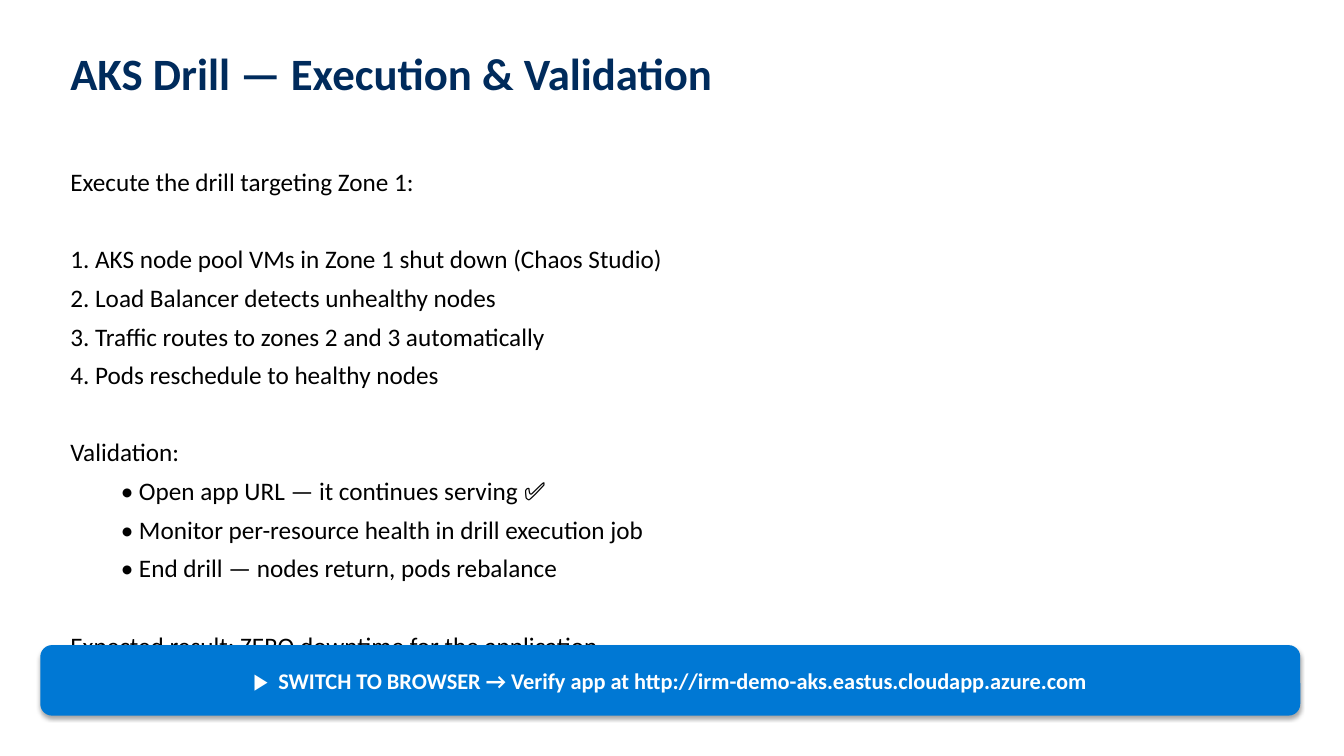
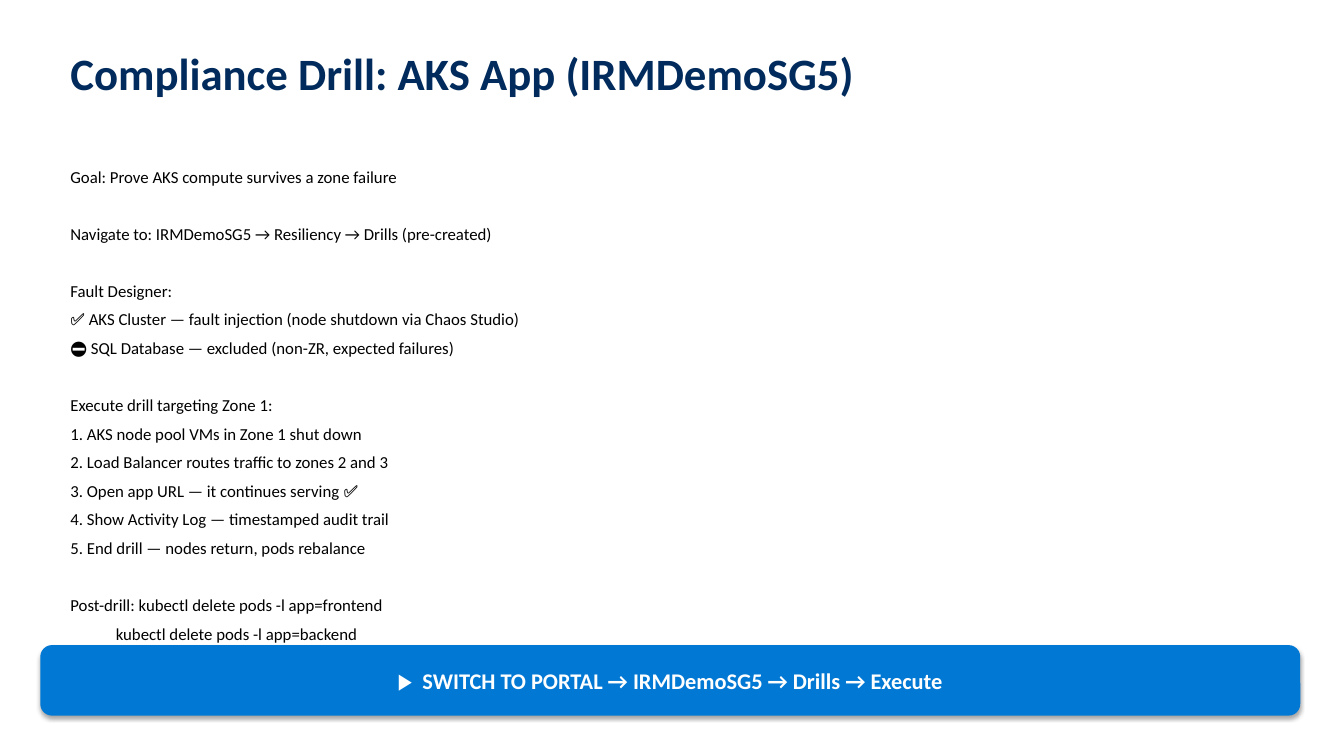
Before and after one commit to adityabalaji-msft/IRMDemoEnvironmentGuide, a slide deck: slide 18 of IRM-Field-Demo-Walking-Deck.pptx (slide 19 before the commit). Drawn at 1344x756 pixels with LibreOffice and Linux fonts; fonts in the diff are those of the drawing. Boxes give left, top, right and bottom in pixels: in the first picture for what was removed or moved away, otherwise in the second. Text is boxed around its words. In the diff, an @@ line names an element or a change of style, - is before the commit and + after.

Commit message:
Fix Phase 2 wording, drift rediscovery language, PPTX overflow/formatting

```diff
--- a/IRM-Field-Demo-Walking-Deck.pptx
+++ b/IRM-Field-Demo-Walking-Deck.pptx
@@ text at bbox=[70, 57, 854, 97]: text changed @@
-AKS Drill — Execution & Validation
+Compliance Drill: AKS App (IRMDemoSG5)
@@ text at bbox=[70, 171, 519, 643]: text changed; size 18 to 12 pt @@
-Execute the drill targeting Zone 1:
-1. AKS node pool VMs in Zone 1 shut down (Chaos Studio)
-2. Load Balancer detects unhealthy nodes
-3. Traffic routes to zones 2 and 3 automatically
-4. Pods reschedule to healthy nodes
-Validation:
-  • Open app URL — it continues serving ✅
-  • Monitor per-resource health in drill execution job
-  • End drill — nodes return, pods rebalance
-Expected result: ZERO downtime for the application
+Goal: Prove AKS compute survives a zone failure
+Navigate to: IRMDemoSG5 → Resiliency → Drills (pre-created)
+Fault Designer:
+✅ AKS Cluster — fault injection (node shutdown via Chaos Studio)
+⛔ SQL Database — excluded (non-ZR, expected failures)
+Execute drill targeting Zone 1:
+1. AKS node pool VMs in Zone 1 shut down
+2. Load Balancer routes traffic to zones 2 and 3
+3. Open app URL — it continues serving ✅
+4. Show Activity Log — timestamped audit trail
+5. End drill — nodes return, pods rebalance
+Post-drill: kubectl delete pods -l app=frontend
+kubectl delete pods -l app=backend
@@ text in rounded rectangle at bbox=[422, 673, 943, 689]: text changed @@
-▶ SWITCH TO BROWSER → Verify app at http://irm-demo-aks.eastus.cloudapp.azure.com
+▶ SWITCH TO PORTAL → IRMDemoSG5 → Drills → Execute
```
Also in this commit, not shown: 7 other slides changed, 15 slides added, 18 slides removed, 2 other files.
